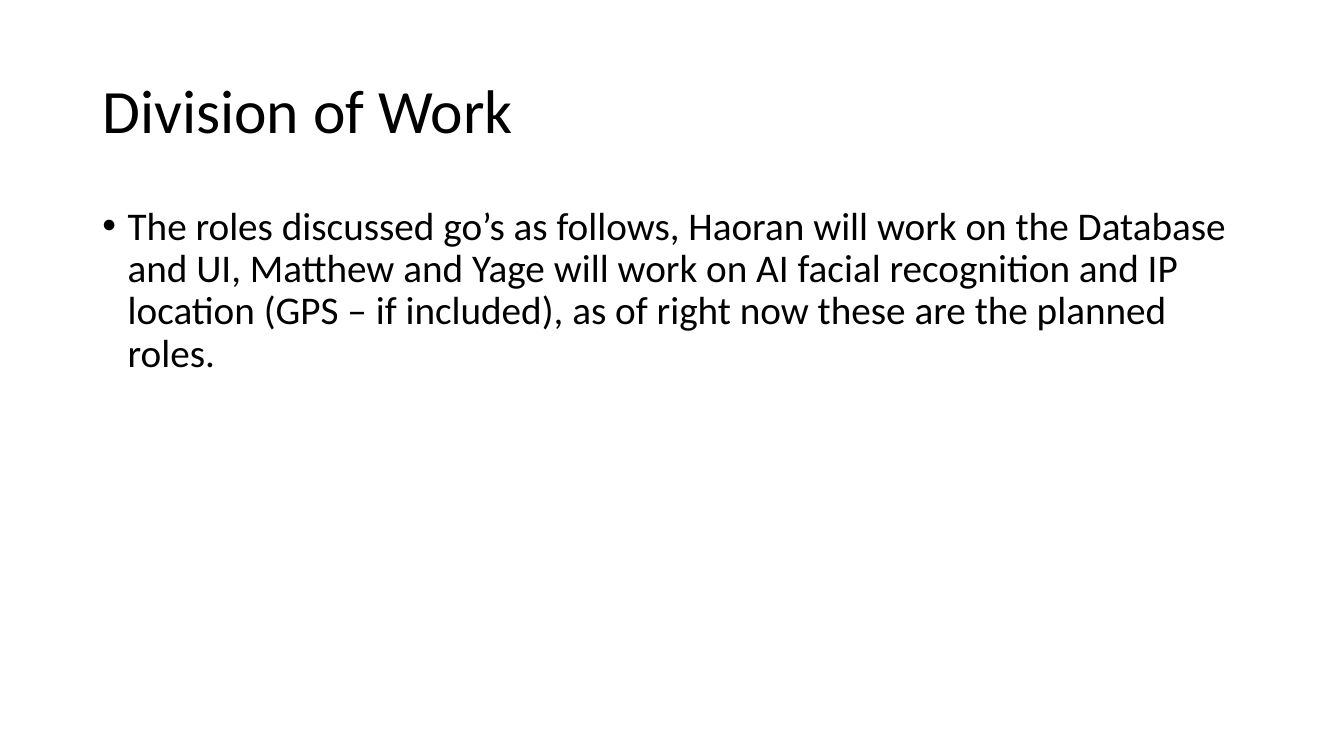
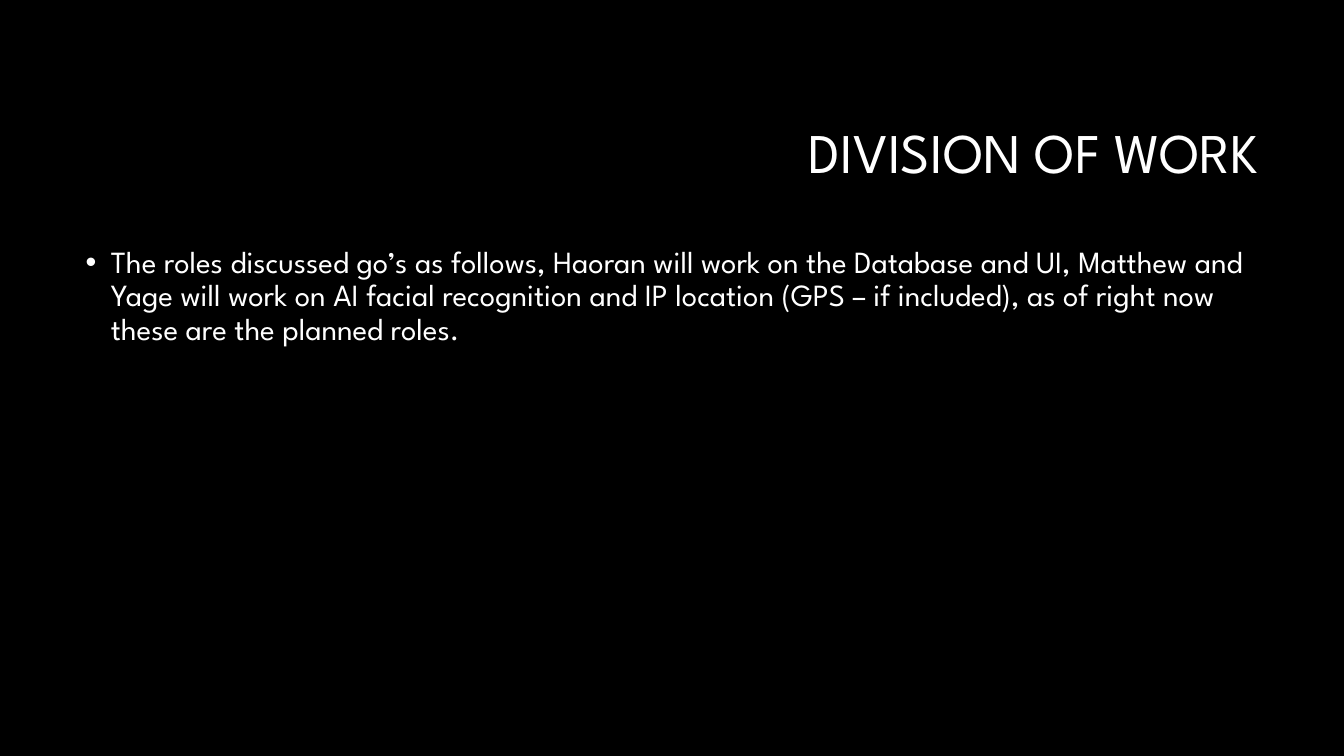
Before and after one commit to HaoranWang11/CS-Senior-DSGN-1, a slide deck: slide 9 of loglock.pptx. Drawn at 1344x756 pixels with LibreOffice and Linux fonts; fonts in the diff are those of the drawing; background and template pictures are left out. Boxes give left, top, right and bottom in pixels: in the first picture for what was removed or moved away, otherwise in the second. Text is boxed around its words. In the diff, an @@ line names an element or a change of style, - is before the commit and + after.

```diff
--- a/loglock.pptx
+++ b/loglock.pptx
@@ background #FFFFFF to #000000 @@
@@ title at [809, 135, 1258, 174]: text changed; size 44 to 40 pt; font Calibri to League Spartan; text colour #000000 to #FFFFFF @@
-Division of Work
+DIVISION OF WORK
@@ text "The roles discussed go’s as ...": place and size @@
-text "The roles discussed go’s as ..." at [128, 212, 1226, 368]
+text "The roles discussed go’s as ..." at [111, 251, 1243, 347]
@@ text "The roles discussed go’s as ..." at [111, 251, 1243, 347]: size 28 to 22 pt, font Calibri to League Spartan, text colour #000000 to #FFFFFF @@
```
Also in this commit, not shown: 8 other slides changed, 1 slide added, 1 slide removed.
